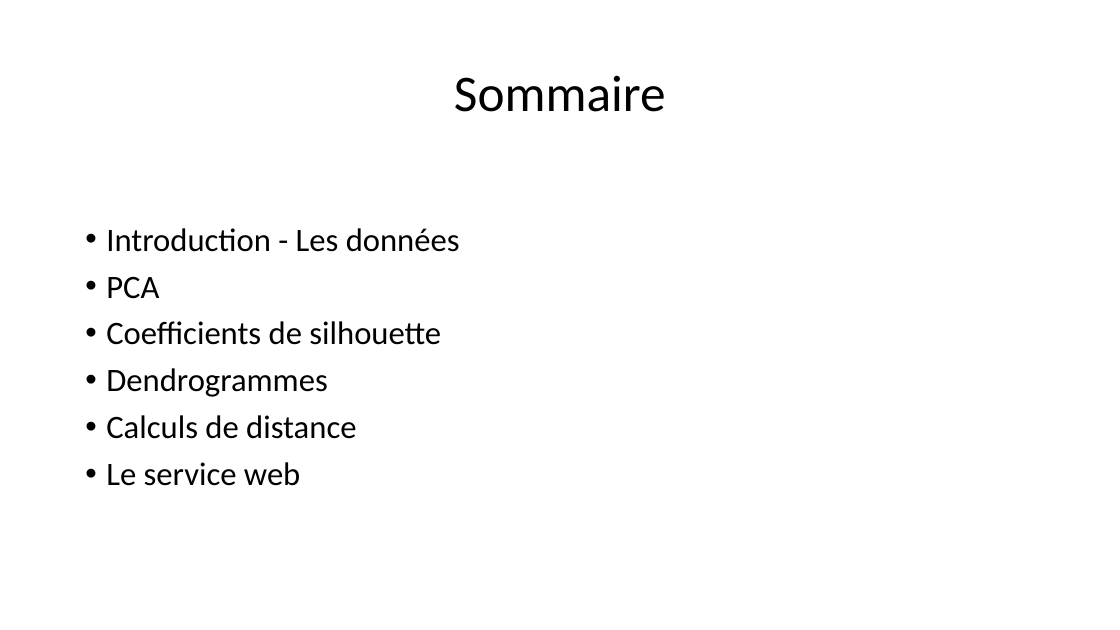
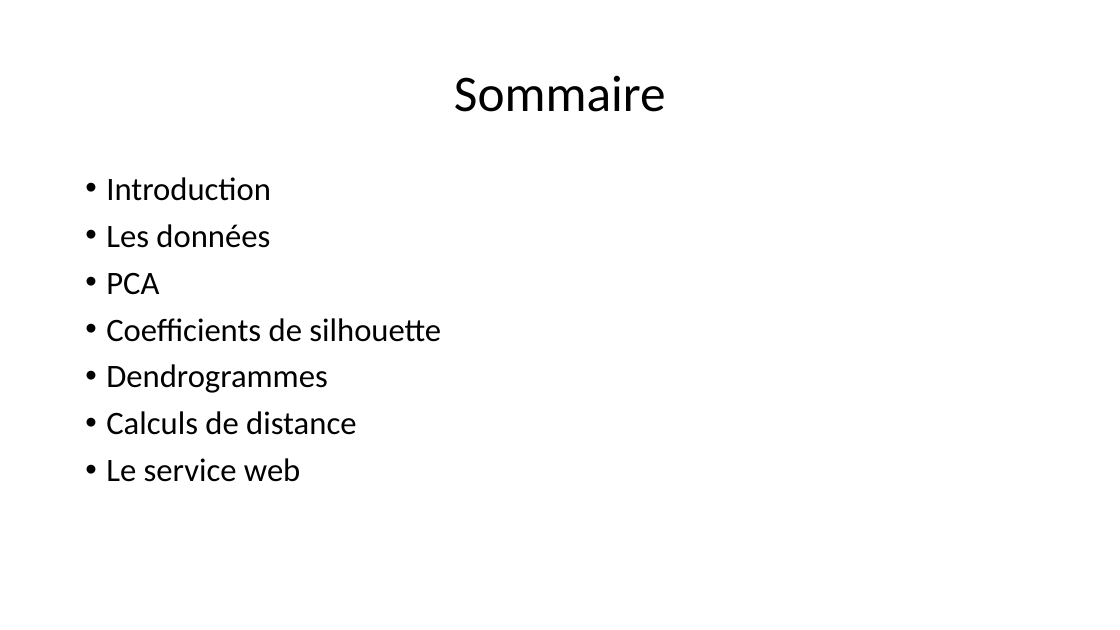
Before and after one commit to morganscao/Projet3, a slide deck: slide 2 of Rapport/Moteur de recommandations de films.pptx. Drawn at 1120x630 pixels with LibreOffice and Linux fonts; fonts in the diff are those of the drawing. Boxes give left, top, right and bottom in pixels: in the first picture for what was removed or moved away, otherwise in the second. Text is boxed around its words. In the diff, an @@ line names an element or a change of style, - is before the commit and + after.

```diff
--- a/Rapport/Moteur de recommandations de films.pptx
+++ b/Rapport/Moteur de recommandations de films.pptx
@@ text at bbox=[106, 177, 271, 248]: text changed @@
-• Introduction - Les données
+• Introduction
+• Les données
```
Also in this commit, not shown: 8 other slides changed, 1 slide added, 2 slides removed, 1 other file.
